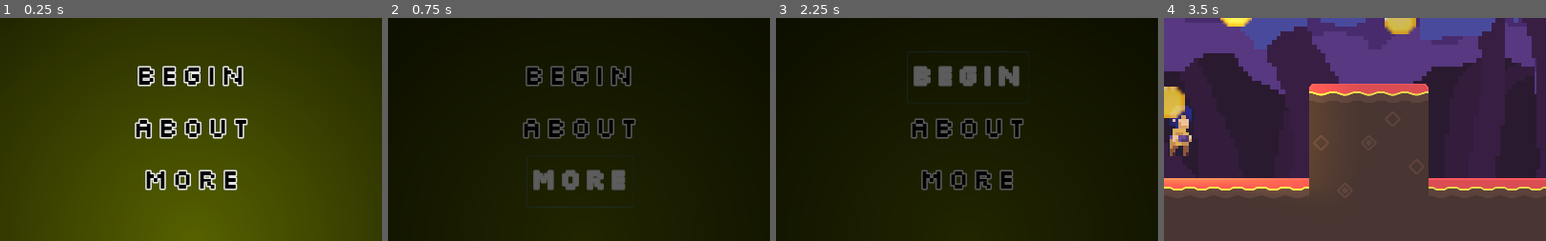
Above: before the commit, frames 1-4 (left to right).
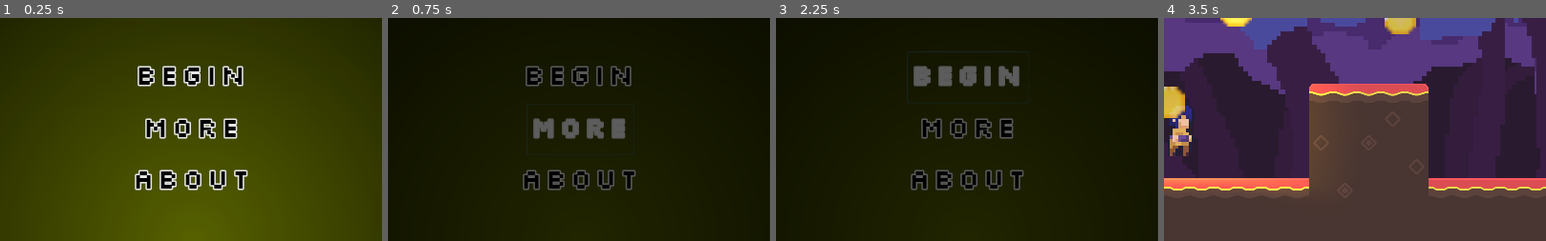
Above: after the commit, the same moments.

Repository: studio-heart-engine/joyspring
Game: Godot game, scene res://Menu.tscn
Same seed, same stepped clock (60 frames per second), same inputs: the game is played once before the commit and once after it.
Inputs:
- Up to frame 1 (0.25 s): no input
- Up to frame 2 (0.75 s): click "More" at 0.5 s
- Up to frame 3 (2.25 s): click "Back" at 1.25 s; click "Begin" at 2 s
- Up to frame 4 (3.5 s): hold Right (ui_right) from 2.78 s (still down); hold Up (jump) from 2.78 s (still down)
The pictures show only the part of the screen within x 25-75%, y 50-100%; the shares and areas given below are measured in that part.

The runs differ from the first frame. In frame 1, 4.3% of the frame differs, in the area x 35-65%, y 44-78%; in frame 2, 4.3%, in the area x 35-65%, y 39-86%; in frame 3, 3.8%; in frame 4, nothing differs.

Commit message:
i forget

Diff:
--- a/Menu.tscn
+++ b/Menu.tscn
@@ -52,11 +52,26 @@
 text = "Begin"
 flat = true
 
+[node name="MoreButton" type="Button" parent="VBoxContainer"]
+margin_left = 439.0
+margin_top = 115.0
+margin_right = 584.0
+margin_bottom = 185.0
+rect_min_size = Vector2( 0, 70 )
+rect_pivot_offset = Vector2( -1032, 475 )
+size_flags_horizontal = 4
+custom_fonts/font = ExtResource( 4 )
+custom_colors/font_color = Color( 0, 0, 0, 1 )
+custom_colors/font_color_hover = Color( 0.286275, 0.286275, 0.286275, 1 )
+custom_colors/font_color_pressed = Color( 0.168627, 0.168627, 0.168627, 1 )
+text = "More"
+flat = true
+
 [node name="AboutButton" type="Button" parent="VBoxContainer"]
 margin_left = 425.0
-margin_top = 115.0
+margin_top = 185.0
 margin_right = 598.0
-margin_bottom = 185.0
+margin_bottom = 255.0
 rect_min_size = Vector2( 0, 70 )
 rect_pivot_offset = Vector2( -1032, 475 )
 size_flags_horizontal = 4
@@ -66,21 +81,6 @@
 custom_colors/font_color_pressed = Color( 0.168627, 0.168627, 0.168627, 1 )
 text = "About"
 flat = true
-
-[node name="MoreButton" type="Button" parent="VBoxContainer"]
-margin_left = 439.0
-margin_top = 185.0
-margin_right = 584.0
-margin_bottom = 255.0
-rect_min_size = Vector2( 0, 70 )
-rect_pivot_offset = Vector2( -1032, 475 )
-size_flags_horizontal = 4
-custom_fonts/font = ExtResource( 4 )
-custom_colors/font_color = Color( 0, 0, 0, 1 )
-custom_colors/font_color_hover = Color( 0.286275, 0.286275, 0.286275, 1 )
-custom_colors/font_color_pressed = Color( 0.168627, 0.168627, 0.168627, 1 )
-text = "More"
-flat = true
 [connection signal="pressed" from="VBoxContainer/BeginButton" to="." method="_on_BeginButton_pressed"]
+[connection signal="pressed" from="VBoxContainer/MoreButton" to="." method="_on_MoreButton_pressed"]
 [connection signal="pressed" from="VBoxContainer/AboutButton" to="." method="_on_AboutButton_pressed"]
-[connection signal="pressed" from="VBoxContainer/MoreButton" to="." method="_on_MoreButton_pressed"]
--- a/PlatformerTemplate.tscn
+++ b/PlatformerTemplate.tscn
@@ -318,10 +318,12 @@
 }
 
 [node name="Player" parent="." instance=ExtResource( 5 )]
-editor/display_folded = true
 light_mask = 2
 position = Vector2( 101, 377 )
 speed = 300
+
+[node name="Sprite" parent="Player/AnimatedSprite" index="0"]
+region_rect = Rect2( 256, 0, 16, 16 )
 
 [node name="Camera" parent="Player" index="2"]
 limit_right = 2000
@@ -392,3 +394,5 @@
 [node name="PauseScreen" parent="." instance=ExtResource( 9 )]
 
 [editable path="Player"]
+
+[editable path="Player/AnimatedSprite"]
--- a/Player.gd
+++ b/Player.gd
@@ -11,13 +11,12 @@
 onready var squish_stretch_player = $AnimatedSprite/SquishStretchPlayer
 onready var particle_emitter = $Particles
 onready var was_on_floor = is_on_floor()
-onready var falling = false
-onready var pfalling = false
 
 func _ready():
 	Input.set_mouse_mode(Input.MOUSE_MODE_HIDDEN)
 
 func _physics_process(delta):
+
 	var dir = 0
 	if Input.is_action_pressed("ui_right"):
 		dir += 1
@@ -27,7 +26,7 @@
 	particle_emitter.emitting = dir != 0 and is_on_floor()
 
 	var anim = ""
-	if not is_on_floor():
+	if !is_on_floor():
 		anim = "jump"
 	elif dir == 0:
 		anim = "idle"
@@ -37,13 +36,6 @@
 		anim = "run"
 
 	anim_player.play(anim)
-
-	if anim == "jump" and falling and not pfalling:
-		anim_player.seek(0.5)
-		print("a")
-
-	pfalling = falling
-	falling = not is_on_floor() and velocity.y > 0
 
 	if dir == 1:
 		velocity.x = min(velocity.x + acc, get_move_vel())
--- a/Player.tscn
+++ b/Player.tscn
@@ -79,7 +79,7 @@
 light_mask = 0
 offset = Vector2( 0, -8 )
 flip_h = true
-region_rect = Rect2( 256, 0, 16, 16 )
+region_rect = Rect2( 208, 0, 16, 16 )
 
 [node name="SquishStretchPlayer" type="AnimationPlayer" parent="AnimatedSprite"]
 anims/squish = SubResource( 1 )
